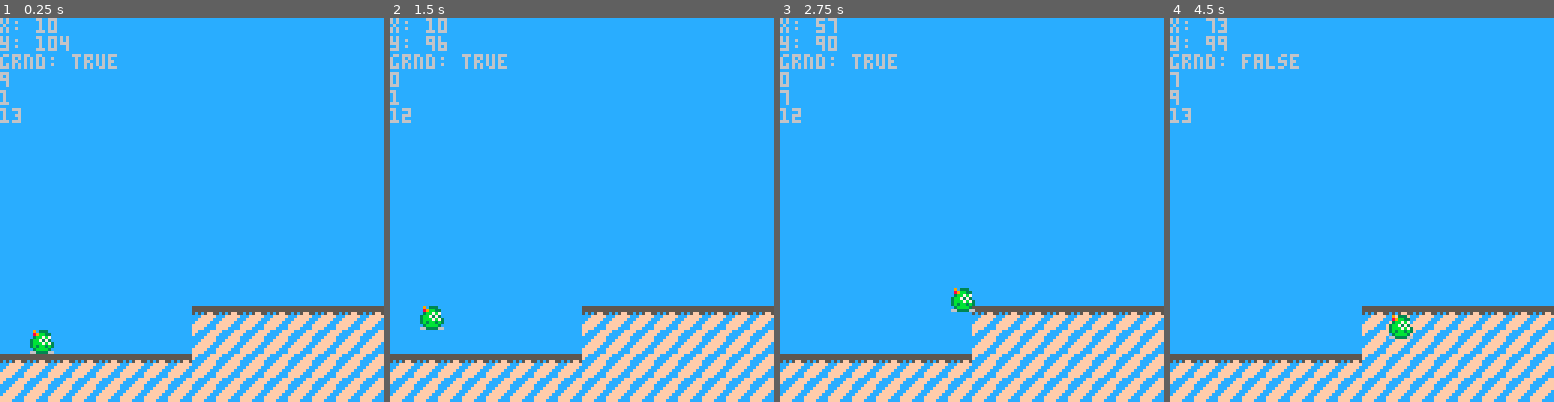
Above: before the commit, frames 1-4 (left to right).
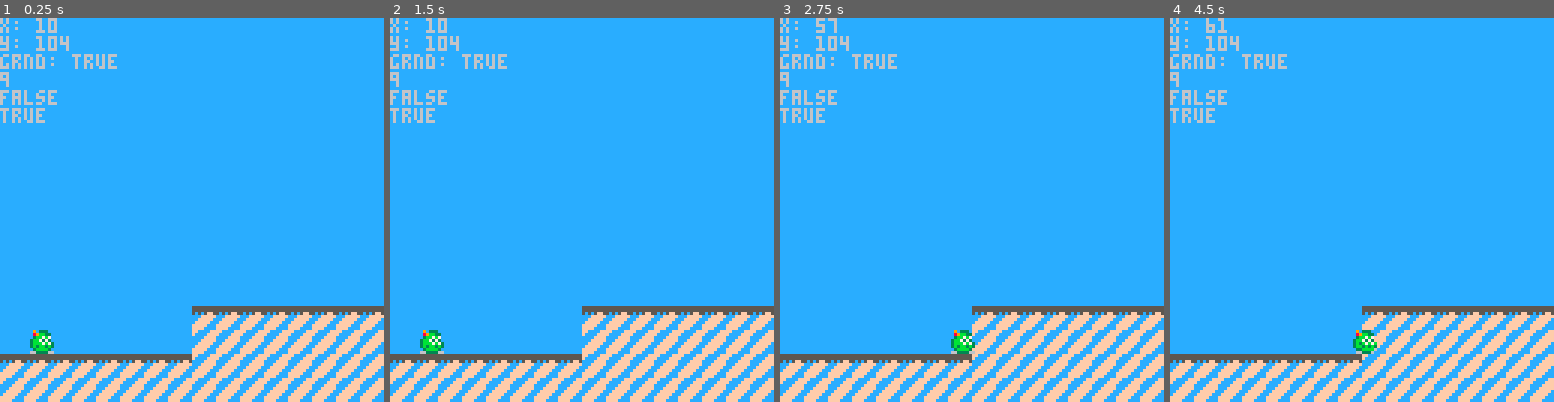
Above: after the commit, the same moments.

Repository: EzDzzIt/GreenGuyGaiden
Game: PICO-8 cartridge ggg.p8
Same seed, same stepped clock (60 frames per second), same inputs: the game is played once before the commit and once after it.
Inputs:
- Up to frame 1 (0.25 s): no input
- Up to frame 2 (1.5 s): tap X (X key) at 0.33, 1.07 s; tap O (Z key) at 0.7 s
- Up to frame 3 (2.75 s): hold Right 1.6-2.1 s; tap O (Z key) at 1.7, 2.1, 2.5 s; tap X (X key) at 1.85 s; hold Right from 2.47 s (still down)
- Up to frame 4 (4.5 s): tap O (Z key) every 0.4 s from 2.9 to 4.1 s; tap X (X key) at 2.97, 4.08 s; release Right at 3.03 s; hold Left 3.08-3.58 s; hold Right from 4.02 s (still down)

The runs differ from the first frame. In frame 1, 0.5% of the frame differs, in the area x 0-15%, y 18-28%; in frame 2, 1.3%; in frame 3, 1.2%; in frame 4, 1.5%, in the area x 0-64%, y 0-88%.

Commit message:
messing with collision

Diff:
--- a/ggg.p8
+++ b/ggg.p8
@@ -2,7 +2,7 @@
 version 41
 __lua__
 --main engine functions
---testing git functionality
+
 function _init()
 	cls(0)
 --setup object arrays
@@ -20,6 +20,7 @@
 
 function _update60()
 	--process actors
+	check_collisions()
 	update_player()
 	update_star()
 	animate_player()
@@ -29,9 +30,8 @@
 		player.dead = true
 	end
 	--check for ground collision
-	if mget(flr(player.x/8),ceil((player.y/16))) == 9 or player.y==104 then
+	if player.ycol then
 		player.grnd = true
-		player.ysp = 0
 	else
 		player.grnd = false
 	end
@@ -73,49 +73,53 @@
 		player.dir = true
 	end
 
---move x
-player.x = player.x + player.xsp
-
---gravity
-if player.grnd then
-	player.ysp = 0
-else
-	--accel limit?
-	if t%grav == 0 then
-		if player.ysp < 5 then
-			player.ysp+=1
-		end
-	end
-end
-
---jump logic
---cooldown on the ground
-if player.jmpcool > 0 and player.grnd then
-	player.jmpcool = player.jmpcool - 1
-	player.jmp = false
-end
---first time button pressed
-if(btn(4)) and player.grnd and player.jmpcool == 0 then
-	if player.jmp == false then
-		player.jmpcool = jmpclim
-		--play sound on jump?--
-	end
-	player.ysp=-1
-	player.jmp=true
-	player.grnd=false
-	jmplim=0
-end
---holding down the jmp button in air
-if player.jmp and btn(4) and jmplim < 10 then
-	player.ysp=-2
-	jmplim+=1
-else
---no double jumping
-	jmplim=99
-end
+	--move x
+	if not player.xcol then
+		player.x = player.x + player.xsp
+	end
+
+	--gravity
+	if player.grnd then
+		player.ysp = 0
+	else
+		--accel limit?
+		if t%grav == 0 then
+			if player.ysp < 5 then
+				player.ysp+=1
+			end
+		end
+	end
+
+	--jump logic
+	--cooldown on the ground
+	if player.jmpcool > 0 and player.grnd then
+		player.jmpcool = player.jmpcool - 1
+		player.jmp = false
+	end
+	--first time button pressed
+	if(btn(4)) and player.grnd and player.jmpcool == 0 then
+		if player.jmp == false then
+			player.jmpcool = jmpclim
+			--play sound on jump?--
+		end
+		player.ysp=-1
+		player.jmp=true
+		player.grnd=false
+		jmplim=0
+	end
+	--holding down the jmp button in air
+	if player.jmp and btn(4) and jmplim < 10 then
+		player.ysp=-2
+		jmplim+=1
+	else
+	--no double jumping
+		jmplim=99
+	end
 
 --move y
-player.y+=player.ysp
+	if not player.ycol then
+		player.y+=player.ysp
+	end
 
 end
 
@@ -173,7 +177,7 @@
 function animate_player()
 --state 0: idle
 	if player.xsp == 0 and player.ysp == 0 and player.jmpcool == 0 then
-		player.spr = 1
+			player.spr = 1
 --state 1: walking on flat grnd
 	elseif player.xsp != 0 and player.grnd and player.jmpcool == 0 then
 	--ani speed
@@ -234,6 +238,8 @@
 	--define player obj data
 	player.x=10
 	player.y=104
+	player.xcol=false
+	player.ycol=true
 	player.xsp=0
 	player.ysp=0
 	player.dir=false
@@ -248,6 +254,8 @@
 	--define star obj data
 	star.x=0
 	star.y=0
+	star.xcel=0
+	star.ycel=0
 	star.xsp=0
 	star.ysp=0
 	star.dir=false
@@ -270,8 +278,24 @@
 	print("y: " .. tostr(player.y))
 	print("grnd: " .. tostr(player.grnd))
 	print(mget(flr(player.x/8),ceil((player.y)/16)-1))
-	print(flr(player.x/8))
-	print(ceil((player.y/8)))
+	print(player.xcol)
+	print(player.ycol)
+end
+-->8
+--collisions
+function check_collisions()
+	if player.x == 64 then
+		player.xcol = true
+		player.x-=3
+	else
+		player.xcol = false
+	end
+	if player.y == 104 then
+		player.ycol = true
+		player.y-=0
+	else
+		player.ycol = false
+	end
 end
 __gfx__
 00000000090333000903330009033300090333000903330000000000ffccccffcccccccc55555555000000000000000000000000000000000000000000000000
@@ -282,14 +306,14 @@
 007007003b3bb3b33bb3b3b33bb3b3b3333bbbb3003b33b33bbbbbb3cfffffcccccccccccfffffcc055757500000000000000000000000000000000000000000
 0000000003bbbb30033bbbb6633bbbb0036bb6b306bbbbb63b3bb3b3fffffcccccccccccfffffccc055555500000000000000000000000000000000000000000
 000000006633336606633360063333600663366000633660036bb630ffffccccccccccccffffcccc005005000000000000000000000000000000000000000000
-000a000aaa0000aa0a00a00a00090009000700070000000000000000000000000000000000000000000000000000000000000000000000000000000000000000
-a00a00a0aa0a00aaaaa00aaa90090090700700700000000000000000000000000000000000000000000000000000000000000000000000000000000000000000
-0a0a0a000000a0000aa00aa009090900070707000000000000000000000000000000000000000000000000000000000000000000000000000000000000000000
-00aaa0000a00000aaa00000000999000007770000000000000000000000000000000000000000000000000000000000000000000000000000000000000000000
-aaaaaaaa0000000000aa0aaa99999999777777770000000000000000000000000000000000000000000000000000000000000000000000000000000000000000
-00aaa0000000000000aa0aaa00999000007770000000000000000000000000000000000000000000000000000000000000000000000000000000000000000000
-0a0a0a00aaa0a0aa0aa00aa009090900070707000000000000000000000000000000000000000000000000000000000000000000000000000000000000000000
-a00a00a0aa0000aa0a0a00a090090090700700700000000000000000000000000000000000000000000000000000000000000000000000000000000000000000
+000a000aaa0000aa0a00a00a00090009000700070903330000000000000000000000000000000000000000000000000000000000000000000000000000000000
+a00a00a0aa0a00aaaaa00aaa9009009070070070089bb33000000000000000000000000000000000000000000000000000000000000000000000000000000000
+0a0a0a000000a0000aa00aa0090909000707070003bbb33000000000000000000000000000000000000000000000000000000000000000000000000000000000
+00aaa0000a00000aaa00000000999000007770003bbbbb3000000000000000000000000000000000000000000000000000000000000000000000000000000000
+aaaaaaaa0000000000aa0aaa99999999777777773bbbbbb300000000000000000000000000000000000000000000000000000000000000000000000000000000
+00aaa0000000000000aa0aaa00999000007770003b3bb3b300000000000000000000000000000000000000000000000000000000000000000000000000000000
+0a0a0a00aaa0a0aa0aa00aa0090909000707070003bbbb3000000000000000000000000000000000000000000000000000000000000000000000000000000000
+a00a00a0aa0000aa0a0a00a090090090700700706633336600000000000000000000000000000000000000000000000000000000000000000000000000000000
 __gff__
 0000000000000000000100000000000000000000000000000000000000000000000000000000000000000000000000000000000000000000000000000000000000000000000000000000000000000000000000000000000000000000000000000000000000000000000000000000000000000000000000000000000000000000
 0000000000000000000000000000000000000000000000000000000000000000000000000000000000000000000000000000000000000000000000000000000000000000000000000000000000000000000000000000000000000000000000000000000000000000000000000000000000000000000000000000000000000000
